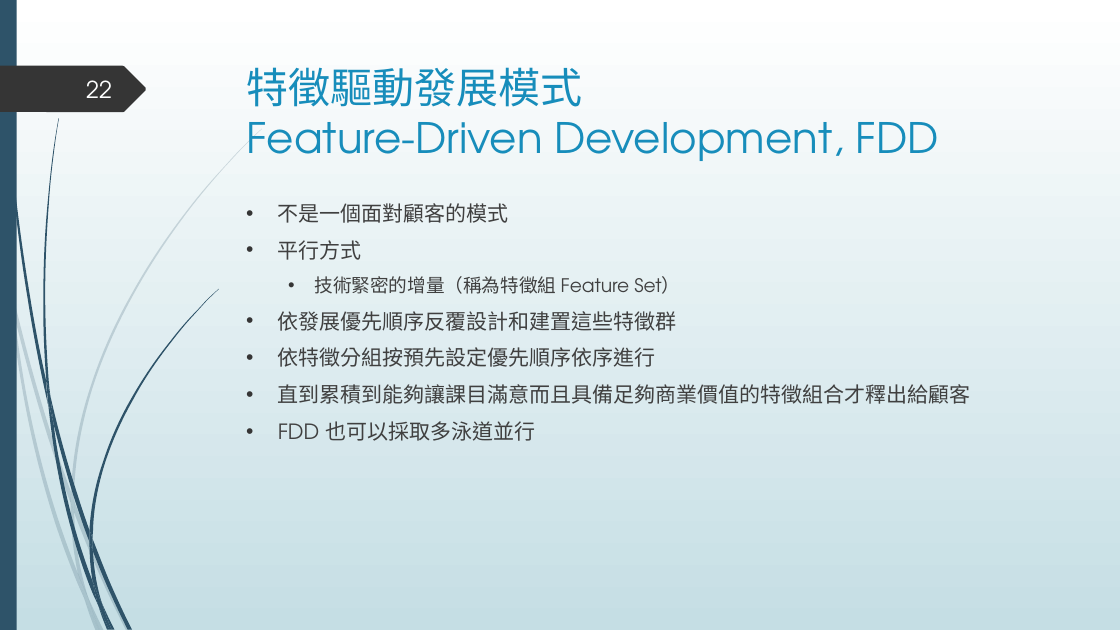
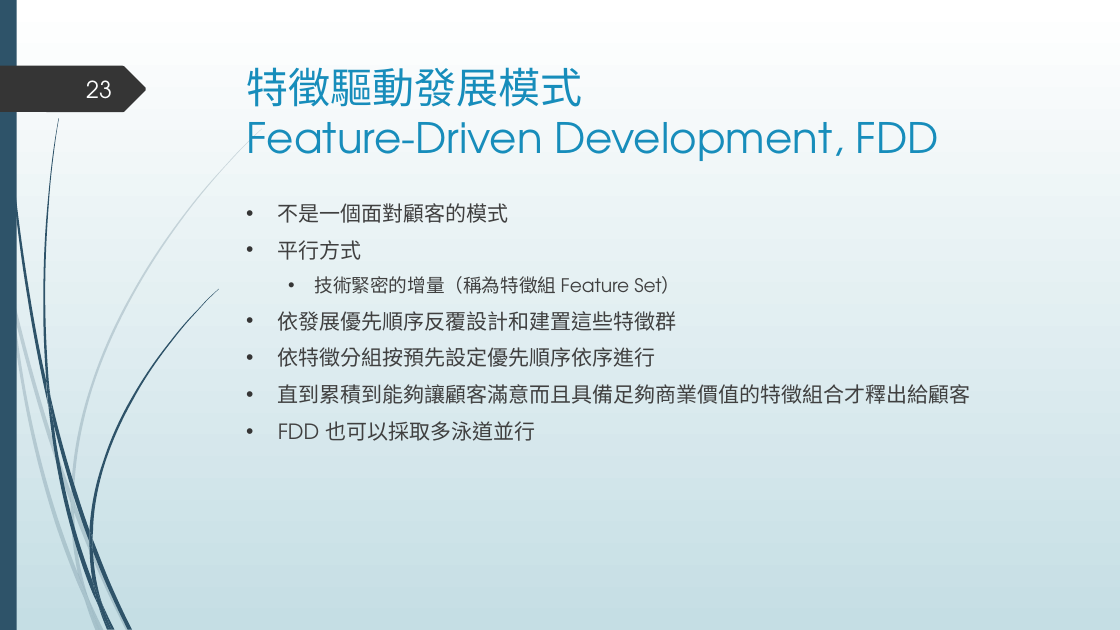
Before and after one commit to ywdeng/uscojywdeng, a slide deck: slide 23 of src/assets/1091/ProjectManagement/CH04/04.pptx (slide 22 before the commit). Drawn at 1120x630 pixels with LibreOffice and Linux fonts; fonts in the diff are those of the drawing. Boxes give left, top, right and bottom in pixels: in the first picture for what was removed or moved away, otherwise in the second. Text is boxed around its words. In the diff, an @@ line names an element or a change of style, - is before the commit and + after.

```diff
--- a/src/assets/1091/ProjectManagement/CH04/04.pptx
+++ b/src/assets/1091/ProjectManagement/CH04/04.pptx
@@ page number at (x1=86, y1=80, x2=112, y2=99): text changed @@
-22
+23
@@ text at (x1=278, y1=384, x2=971, y2=404): text changed @@
-• 直到累積到能夠讓課目滿意而且具備足夠商業價值的特徵組合才釋出給顧客
+• 直到累積到能夠讓顧客滿意而且具備足夠商業價值的特徵組合才釋出給顧客
```
Also in this commit, not shown: 11 other slides changed, 3 slides added.
